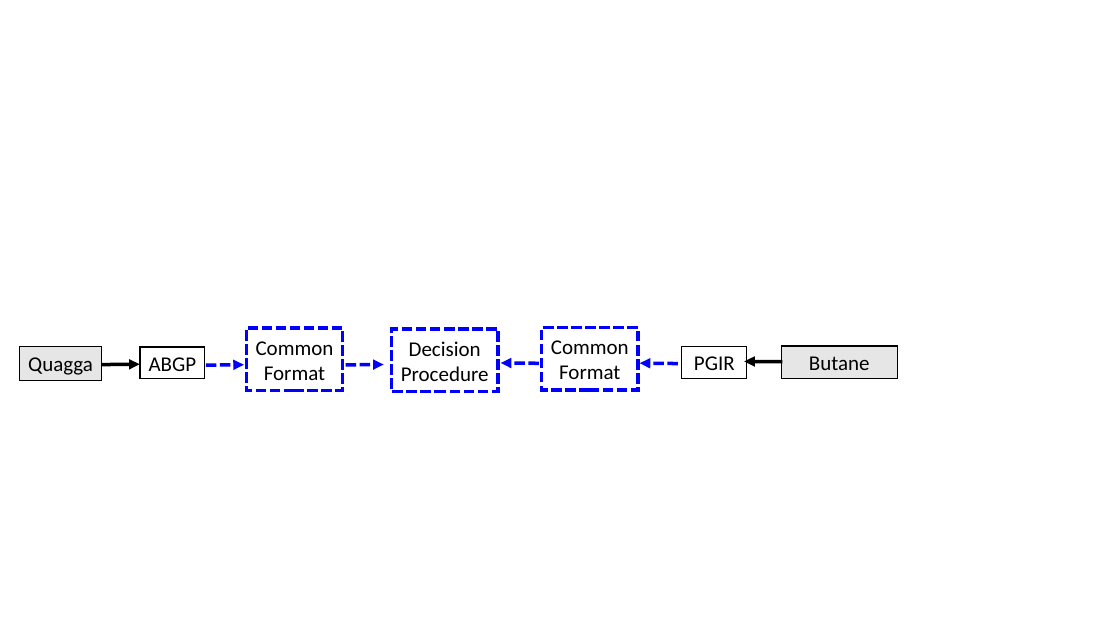
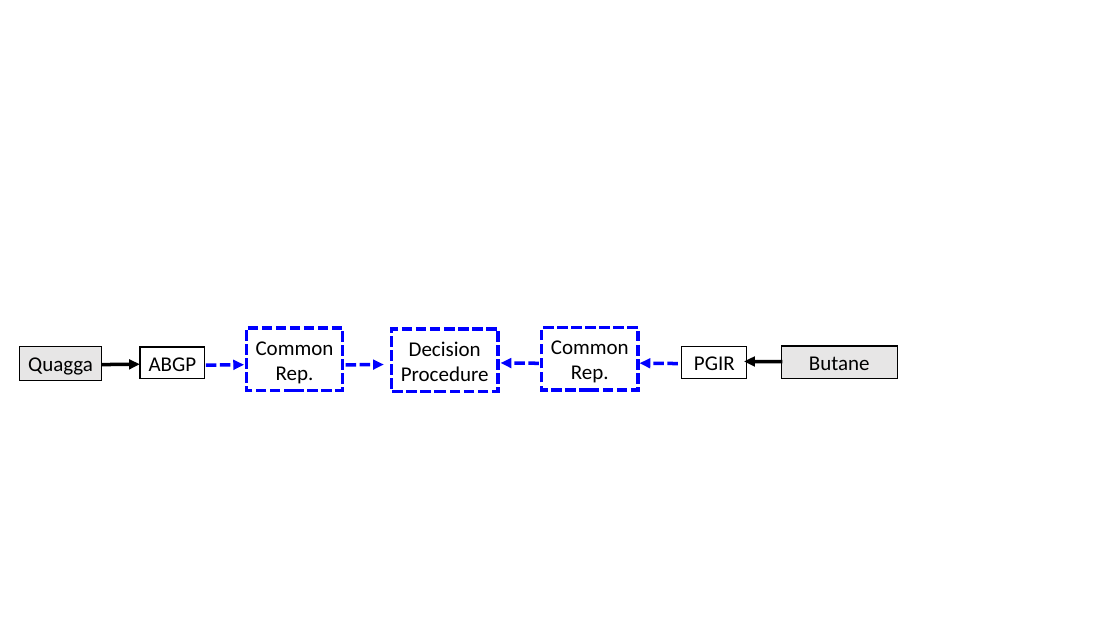
Before and after one commit to princedpw/nsf-propane-2016, a slide deck: slide 4 of Prop/figures/drawings.pptx. Drawn at 1120x630 pixels with LibreOffice and Linux fonts; fonts in the diff are those of the drawing. Boxes give left, top, right and bottom in pixels: in the first picture for what was removed or moved away, otherwise in the second. Text is boxed around its words. In the diff, an @@ line names an element or a change of style, - is before the commit and + after.

```diff
--- a/Prop/figures/drawings.pptx
+++ b/Prop/figures/drawings.pptx
@@ text in rectangle at bbox=[276, 366, 314, 384]: text changed @@
-Format
+Rep.
@@ text in rectangle at bbox=[571, 365, 609, 383]: text changed @@
-Format
+Rep.
```
Also in this commit, not shown: 3 other files.
